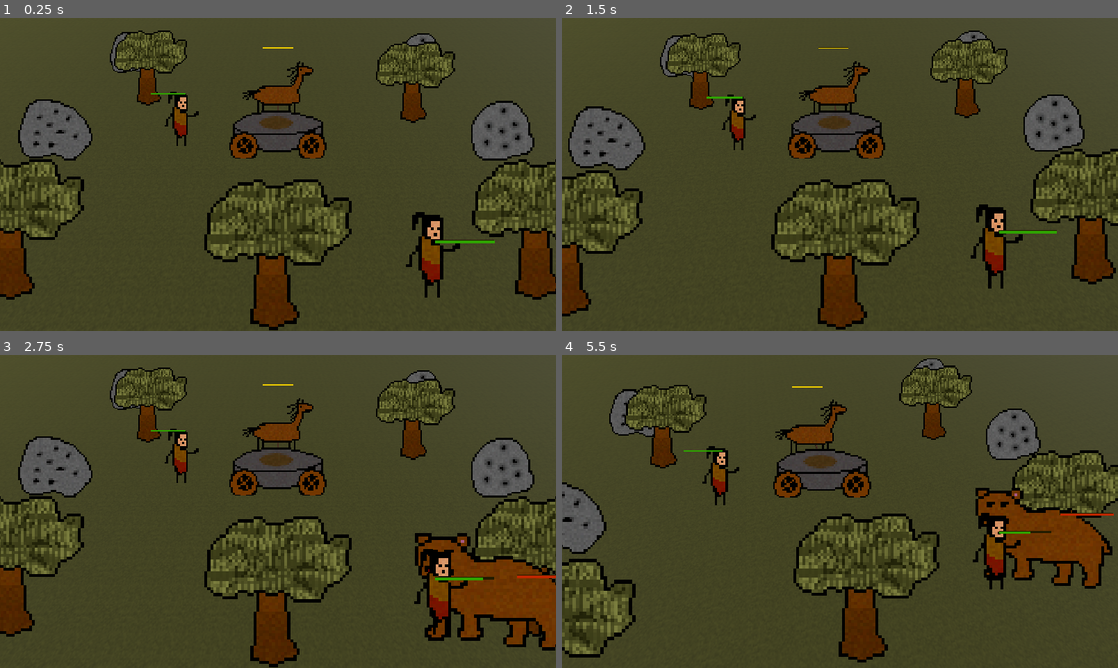
Above: before the commit, frames 1-4 (two rows, left to right).
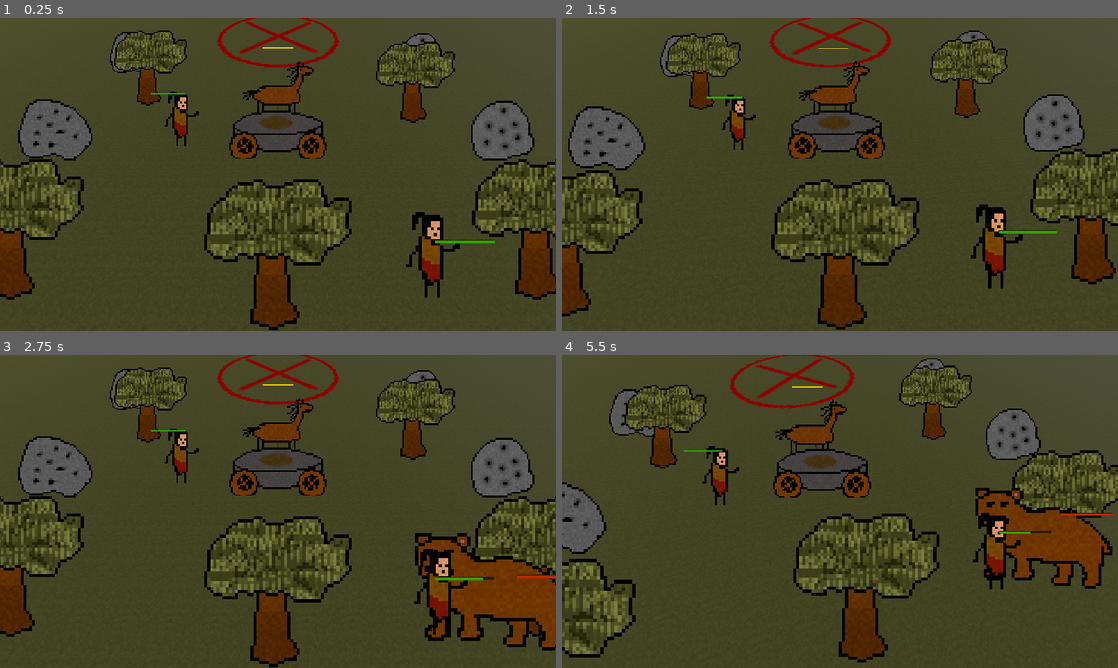
Above: after the commit, the same moments.

Repository: EnesBaytekin/har
Game: Godot game, scene res://scenes/test/test_scene.tscn
Same seed, same stepped clock (60 frames per second), same inputs: the game is played once before the commit and once after it.
Inputs (mouse positions are in pixels of both pictures, inside the frame that each line leads up to):
- Up to frame 1 (0.25 s): no input
- Up to frame 2 (1.5 s): tap Enter at 0.5 s; move the mouse to (962, 158) at 0.52 s; tap 8 at 0.6 s; click (962, 158) at 0.67 s; tap Space at 1.25 s; move the mouse to (728, 190) at 1.27 s; tap 9 at 1.35 s; click (728, 190) at 1.42 s
- Up to frame 3 (2.75 s): tap Enter at 2, 2.1 s; move the mouse to (333, 442) at 2.02 s; click (333, 442) at 2.17 s
- Up to frame 4 (5.5 s): move the mouse to (812, 574) at 2.77 s; tap 8 at 2.85, 5.1 s; click (812, 574) at 2.92 s; tap Space at 3.5 s; move the mouse to (1006, 558) at 3.52 s; tap 9 at 3.6 s; click (1006, 558) at 3.67 s; move the mouse to (673, 464) at 4.27 s; tap Enter at 4.35, 5 s; click (673, 464) at 4.42 s; move the mouse to (867, 511) at 5.02 s; click (867, 511) at 5.17 s

The runs differ from the first frame. In frame 1, 0.7% of the frame differs, in the area x 39-61%, y 0-16%; in frame 2, 0.7%; in frame 3, 0.7%; in frame 4, 0.8%, in the area x 30-53%, y 0-18%.

Commit message:
feat: add target circle

Diff:
--- /dev/null
+++ b/scenes/target/target.gd
@@ -0,0 +1,12 @@
+extends Node3D
+
+## Hedef bölge — vagon ateşle birlikte buraya girince oyun sonu.
+
+func _ready():
+	$DetectionArea.body_entered.connect(_on_body_entered)
+
+func _on_body_entered(body: Node) -> void:
+	# Vagon (Wagon) karakteri mi?
+	if body.has_method("get_fire_level") and body.get_fire_level() > 0:
+		print("VICTORY! Wagon brought fire to target!")
+		# İleride burada sinematik başlayacak
--- /dev/null
+++ b/scenes/target/target.tscn
@@ -0,0 +1,23 @@
+[gd_scene format=3 uid="uid://vj6v2pfecyhl"]
+
+[ext_resource type="Script" uid="uid://pencxyugw2cx" path="res://scenes/target/target.gd" id="1"]
+[ext_resource type="Texture2D" uid="uid://djt66d2t2g0ru" path="res://assets/sprites/target.png" id="2"]
+
+[sub_resource type="CapsuleShape3D" id="CapsuleShape3D_trg_det"]
+radius = 3.1166992
+height = 6.2333984
+
+[node name="Target" type="Node3D" unique_id=1526057725]
+script = ExtResource("1")
+
+[node name="Sprite3D" type="Sprite3D" parent="." unique_id=1141965961]
+transform = Transform3D(10, 0, 0, 0, 0, -10, 0, 10, 0, 0, 0.01, 0)
+texture_filter = 0
+render_priority = -128
+texture = ExtResource("2")
+
+[node name="DetectionArea" type="Area3D" parent="." unique_id=564765342]
+transform = Transform3D(1, 0, 0, 0, 1, 0, 0, 0, 1, 0, 0.25, 0)
+
+[node name="CollisionShape3D" type="CollisionShape3D" parent="DetectionArea" unique_id=377278984]
+shape = SubResource("CapsuleShape3D_trg_det")
--- a/scenes/test/test_scene.tscn
+++ b/scenes/test/test_scene.tscn
@@ -8,6 +8,7 @@
 [ext_resource type="PackedScene" uid="uid://dbl2pb7ks0mib" path="res://scenes/rock/rock.tscn" id="6_r"]
 [ext_resource type="PackedScene" uid="uid://btodkonmjwpo5" path="res://scenes/bear/bear.tscn" id="7_b"]
 [ext_resource type="PackedScene" uid="uid://cc7r4lo21hswg" path="res://scenes/wolf/wolf.tscn" id="9_w"]
+[ext_resource type="PackedScene" path="res://scenes/target/target.tscn" id="10_t"]
 
 [sub_resource type="Environment" id="Environment_e1"]
 ambient_light_source = 1
@@ -97,3 +98,6 @@
 
 [node name="Wolf" parent="." unique_id=656998440 instance=ExtResource("9_w")]
 transform = Transform3D(1, 0, 0, 0, 1, 0, 0, 0, 1, -8, 0, 7)
+
+[node name="Target" parent="." instance=ExtResource("10_t")]
+transform = Transform3D(1, 0, 0, 0, 1, 0, 0, 0, 1, 0, 0, -10)
Binary file changed: assets/sprites/item_apple.png
Binary file changed: assets/sprites/item_coal.png
Binary file added: assets/sprites/target.png
Not shown, added: assets/sprites/target.png.import
Not shown, added: scenes/target/target.gd.uid
